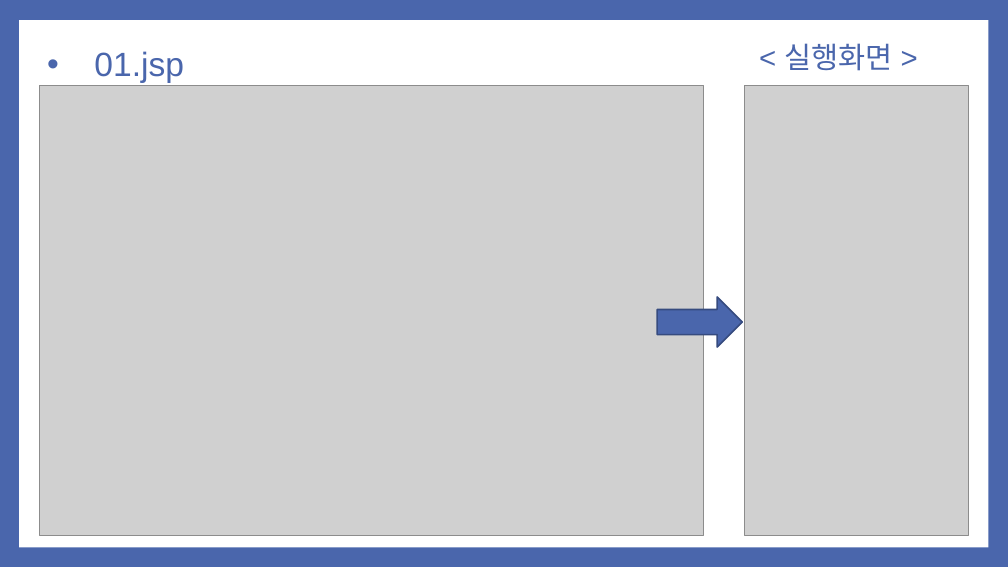
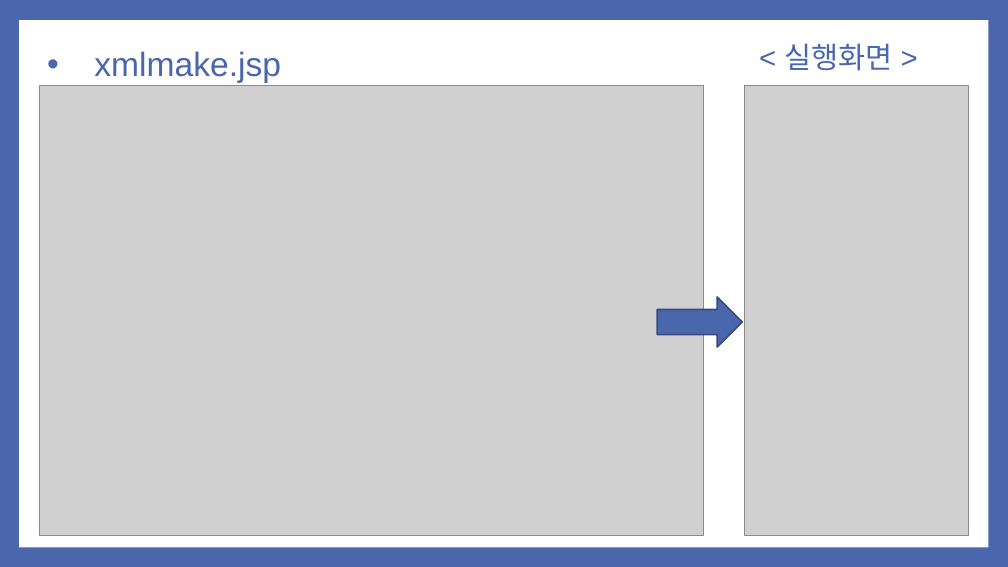
Before and after one commit to noheul1030/KOPO-HTML, a slide deck: slide 3 of 과제PPT/기업업무 6강.pptx. Drawn at 1008x567 pixels with LibreOffice and Linux fonts; fonts in the diff are those of the drawing; grey boxes stand for pictures. Boxes give left, top, right and bottom in pixels: in the first picture for what was removed or moved away, otherwise in the second. Text is boxed around its words. In the diff, an @@ line names an element or a change of style, - is before the commit and + after.

```diff
--- a/과제PPT/기업업무 6강.pptx
+++ b/과제PPT/기업업무 6강.pptx
@@ title at (94,51,281,83): text changed @@
-• 01.jsp
+• xmlmake.jsp
```
Also in this commit, not shown: 1 other slide changed.
